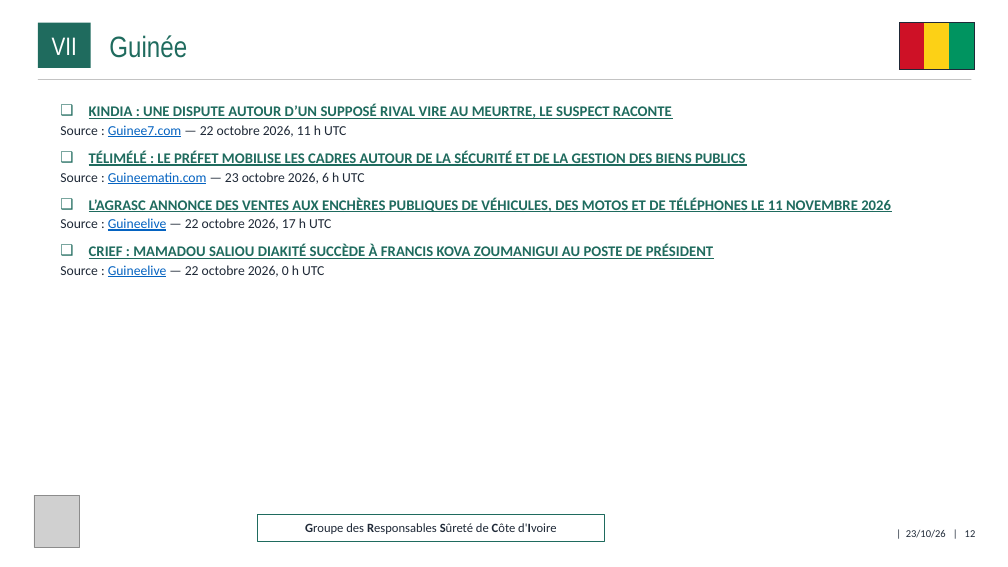
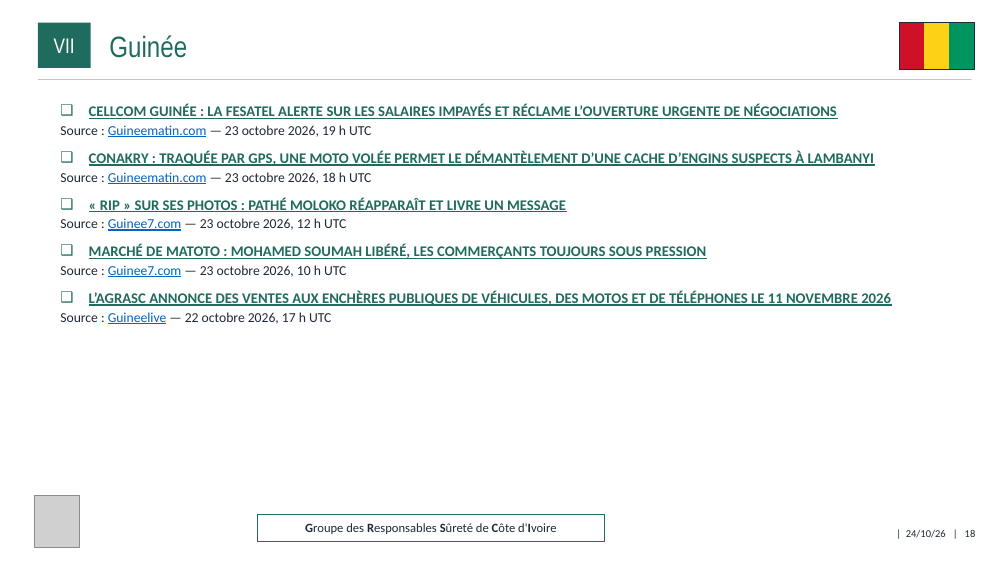
Before and after one commit to ytl1-ops/SentiqS, a slide deck: slide 18 of web/rapports/GRSCI/2026-10.pptx (slide 12 before the commit). Drawn at 1008x567 pixels with LibreOffice and Linux fonts; fonts in the diff are those of the drawing; grey boxes stand for pictures. Boxes give left, top, right and bottom in pixels: in the first picture for what was removed or moved away, otherwise in the second. Text is boxed around its words. In the diff, an @@ line names an element or a change of style, - is before the commit and + after.

```diff
--- a/web/rapports/GRSCI/2026-10.pptx
+++ b/web/rapports/GRSCI/2026-10.pptx
@@ rectangle "VII" at box(38, 23, 91, 68): size 24 to 20 pt @@
@@ text at box(60, 104, 874, 277): text changed @@
-❑ KINDIA : UNE DISPUTE AUTOUR D’UN SUPPOSÉ RIVAL VIRE AU MEURTRE, LE SUSPECT RACONTE
-  ▪ Source : Guinee7.com — 22 octobre 2026, 11 h UTC
-❑ TÉLIMÉLÉ : LE PRÉFET MOBILISE LES CADRES AUTOUR DE LA SÉCURITÉ ET DE LA GESTION DES BIENS PUBLICS
-  ▪ Source : Guineematin.com — 23 octobre 2026, 6 h UTC
+❑ CELLCOM GUINÉE : LA FESATEL ALERTE SUR LES SALAIRES IMPAYÉS ET RÉCLAME L’OUVERTURE URGENTE DE NÉGOCIATIONS
+  ▪ Source : Guineematin.com — 23 octobre 2026, 19 h UTC
+❑ CONAKRY : TRAQUÉE PAR GPS, UNE MOTO VOLÉE PERMET LE DÉMANTÈLEMENT D’UNE CACHE D’ENGINS SUSPECTS À LAMBANYI
+  ▪ Source : Guineematin.com — 23 octobre 2026, 18 h UTC
+❑ « RIP » SUR SES PHOTOS : PATHÉ MOLOKO RÉAPPARAÎT ET LIVRE UN MESSAGE
+  ▪ Source : Guinee7.com — 23 octobre 2026, 12 h UTC
+❑ MARCHÉ DE MATOTO : MOHAMED SOUMAH LIBÉRÉ, LES COMMERÇANTS TOUJOURS SOUS PRESSION
+  ▪ Source : Guinee7.com — 23 octobre 2026, 10 h UTC
@@ text at box(60, 244, 713, 277): paragraphs removed @@
-❑ CRIEF : MAMADOU SALIOU DIAKITÉ SUCCÈDE À FRANCIS KOVA ZOUMANIGUI AU POSTE DE PRÉSIDENT
-  ▪ Source : Guineelive — 22 octobre 2026, 0 h UTC
@@ text at box(906, 530, 976, 538): text changed @@
-| 23/10/26 | 12
+| 24/10/26 | 18
```
Also in this commit, not shown: 15 other slides changed, 6 slides added, 9 other files.
